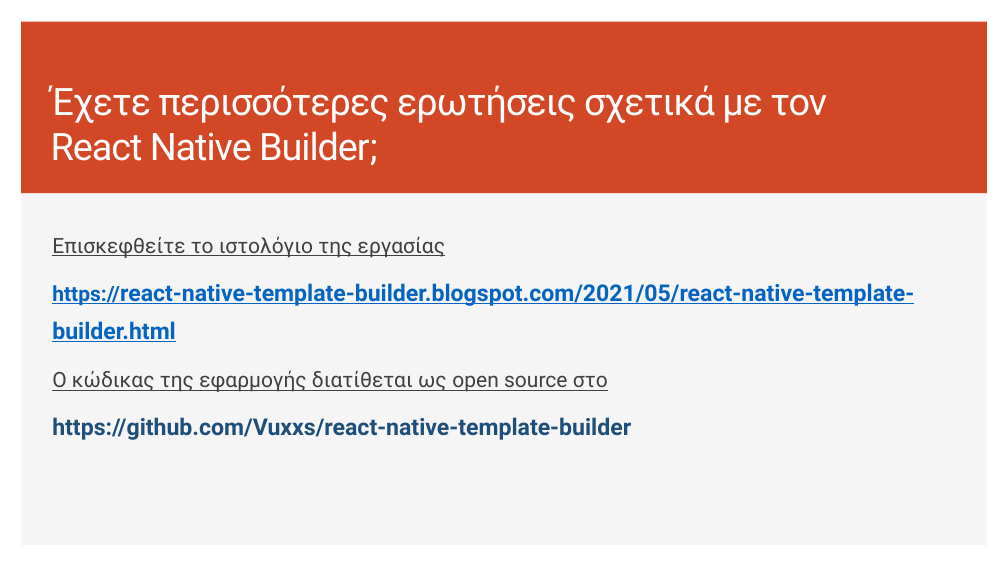
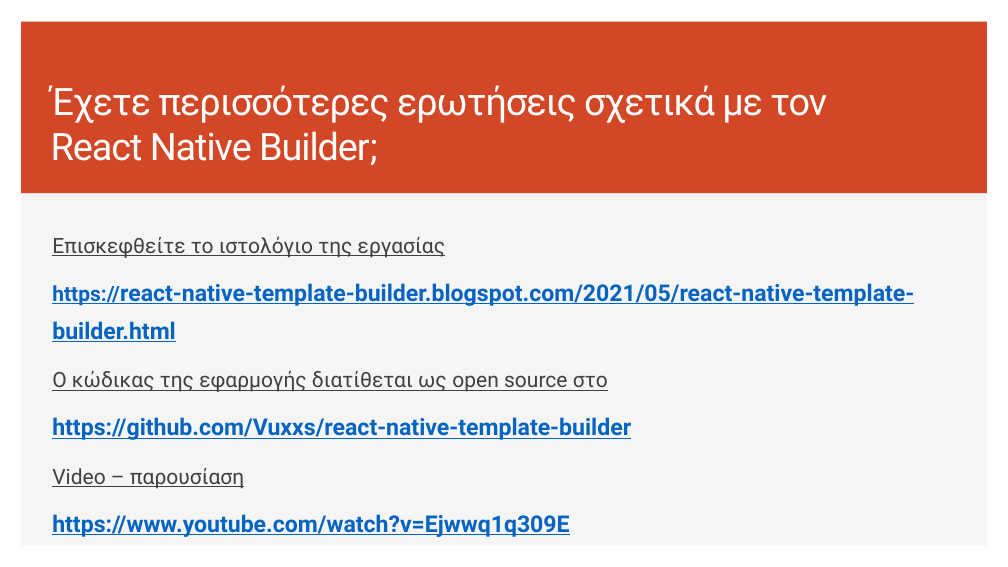
Before and after one commit to Vuxxs/react-native-template-builder, a slide deck: slide 16 of Docs/React Native Template Builder.pptx. Drawn at 1008x567 pixels with LibreOffice and Linux fonts; fonts in the diff are those of the drawing. Boxes give left, top, right and bottom in pixels: in the first picture for what was removed or moved away, otherwise in the second. Text is boxed around its words. In the diff, an @@ line names an element or a change of style, - is before the commit and + after.

Commit message:
pptx με λινκ στο youtube video

```diff
--- a/Docs/React Native Template Builder.pptx
+++ b/Docs/React Native Template Builder.pptx
@@ text at (x1=52, y1=417, x2=631, y2=440): text colour #1F4E79 to #0563C1, underline on in "https://github.com/Vuxxs/react-native-template-builder" @@
@@ text at (x1=52, y1=468, x2=569, y2=537): paragraphs added @@
+Video – παρουσίαση
+https://www.youtube.com/watch?v=Ejwwq1q309E
```
